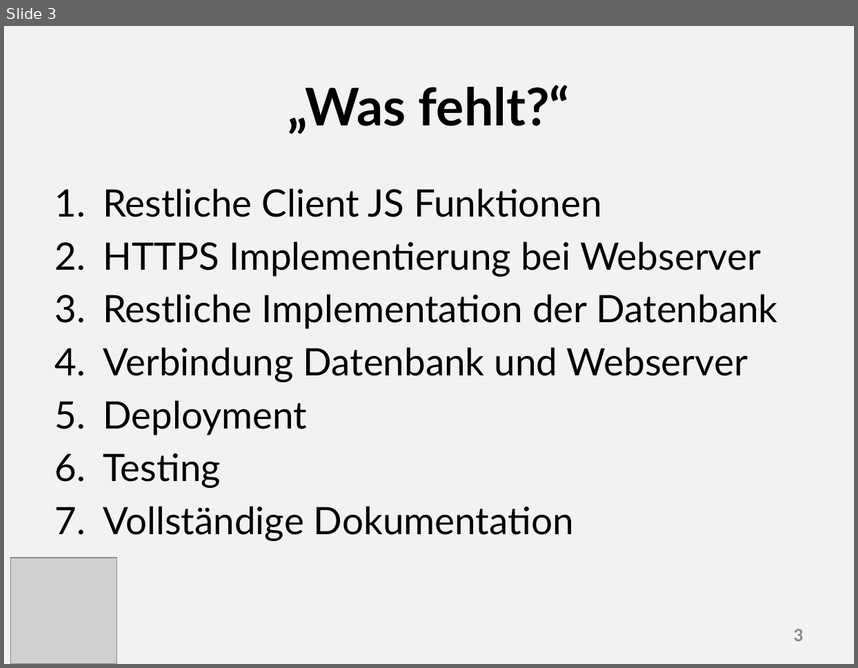
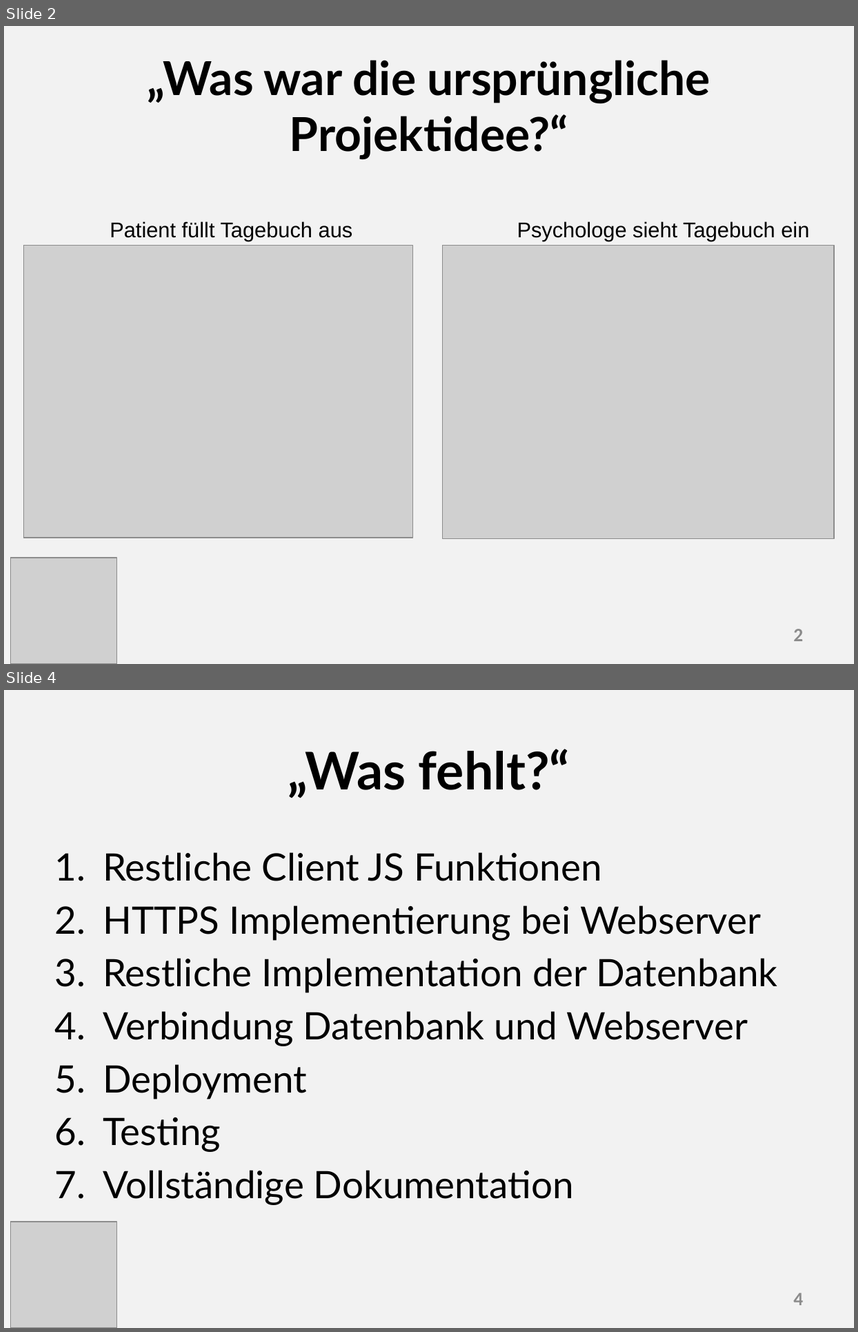
Before and after one commit to valeriapag/E-Mood-Tracker, a slide deck: Doku/Präsentation.pptx. Shown one above the other, each under a label of ours: slide 3 before the commit, slides 2 and 4 after it; the slides between them are not shown. The pictures are 858x668 and 858x1332 pixels, drawn with LibreOffice and Linux fonts; fonts in the diff are those of the drawing; grey boxes stand for pictures. Boxes give left, top, right and bottom in pixels: in the first picture for what was removed or moved away, otherwise in the second. Text is boxed around its words. In the diff, an @@ line names an element or a change of style, - is before the commit and + after.

```diff
--- a/Doku/Präsentation.pptx
+++ b/Doku/Präsentation.pptx
@@ slide 2 added at [4,26,854,664], background #BFBFBF at 19% opacity @@
@@ title added at [148,60,711,160], 39.6 pt, text #000000, bold @@
+„Was war die ursprüngliche Projektidee?“
@@ text added at [110,221,353,241], 18 pt, text #000000 @@
+Patient füllt Tagebuch aus
@@ text added at [517,221,809,241], 18 pt, text #000000 @@
+Psychologe sieht Tagebuch ein
@@ picture added at [23,245,413,538] @@
@@ picture added at [443,245,835,539] @@
@@ picture added at [11,557,117,664] @@
@@ page number added at [793,628,803,641], 16 pt, text #8C8C8C, bold @@
+2
@@ what was slide 3 is now slide 4 @@
@@ page number at [793,1292,803,1305]: text changed @@
-3
+4
```
Also in this commit, not shown: 3 slides changed, 2 other files.
